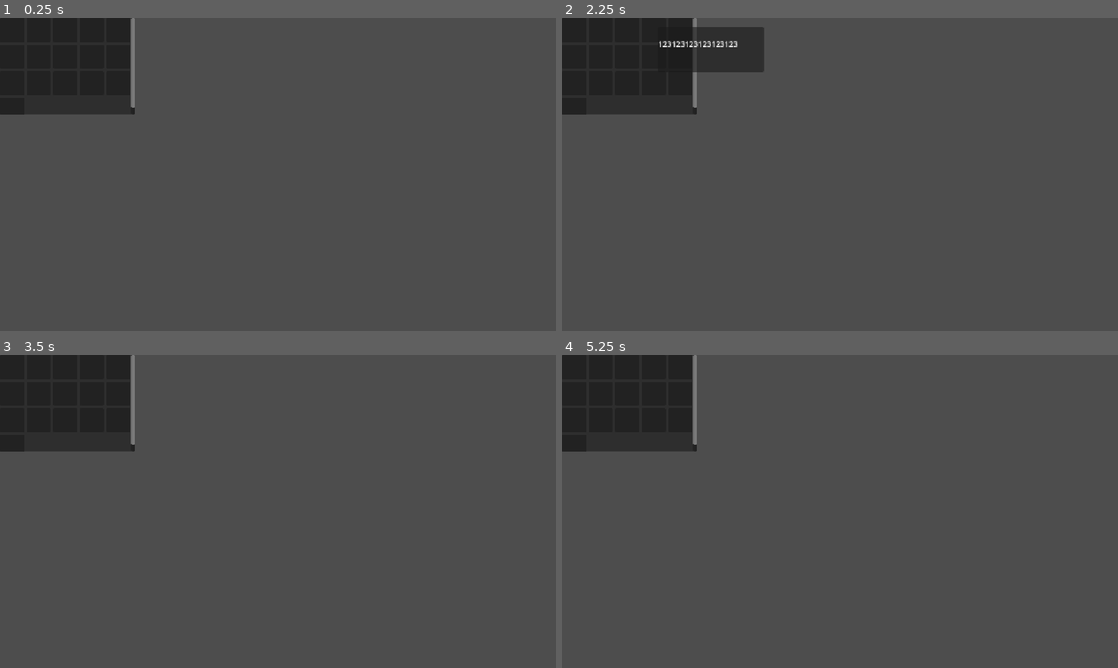
Above: before the commit, frames 1-4 (two rows, left to right).
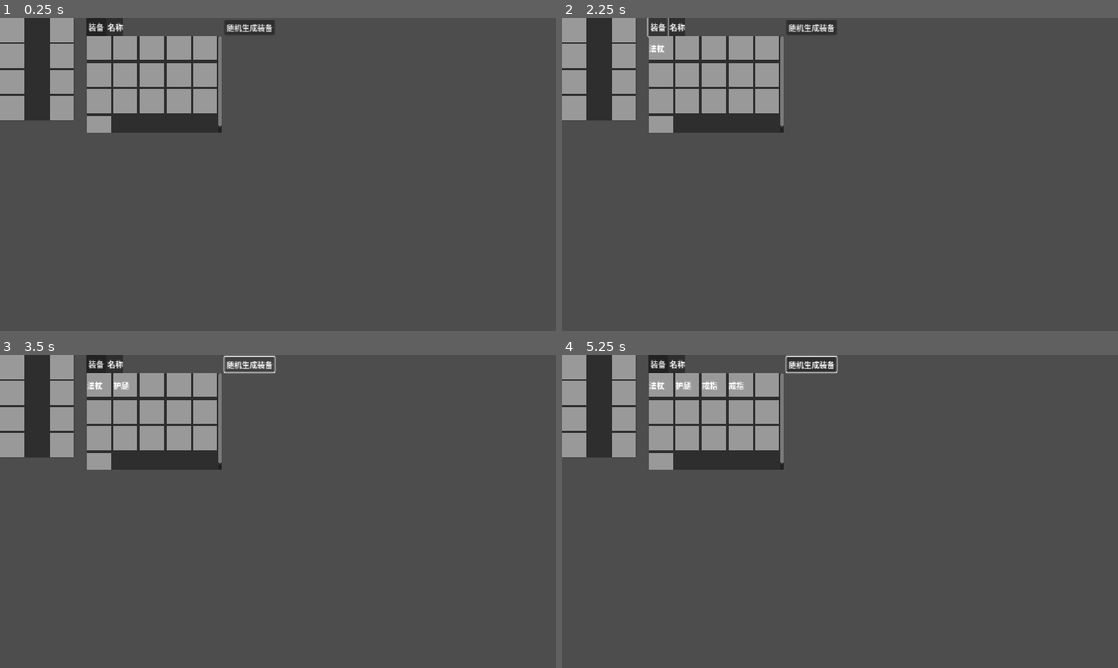
Above: after the commit, the same moments.

Repository: seven-it-work/godot-compoent
Game: Godot game, scene res://demo/装备信息.tscn
Same seed, same stepped clock (60 frames per second), same inputs: the game is played once before the commit and once after it. Before the commit the project starts from res://背包/背包.tscn.
Inputs (mouse positions are in pixels of both pictures, inside the frame that each line leads up to):
- Up to frame 1 (0.25 s): no input
- Up to frame 2 (2.25 s): click (656, 27) at 0.5 s, where only the run after the commit has a clickable "装备"; click (812, 27) at 1.25 s, where only the run after the commit has a clickable "随机生成装备"; click (656, 27) at 2 s, where only the run after the commit has a clickable "装备"
- Up to frame 3 (3.5 s): click (250, 364) at 2.75 s, where only the run after the commit has a clickable "随机生成装备"
- Up to frame 4 (5.25 s): click (656, 364) at 3.5 s, where only the run after the commit has a clickable "装备"; click (812, 364) at 4.25 s, where only the run after the commit has a clickable "随机生成装备"; tap Enter at 5 s; move the mouse to (962, 495) at 5.02 s; click (962, 495) at 5.17 s

The runs differ from the first frame. In frame 1, 11% of the frame differs, in the area x 0-50%, y 0-37%; in frame 2, 11%; in frame 3, 11%; in frame 4, 11%.

Commit message:
feat(背包系统): 实现背包格子选中功能及装备交互逻辑
添加背包格子的选中状态样式切换功能
实现装备信息界面与背包的物品交换逻辑
新增随机生成装备功能
重构背包系统信号处理机制

Diff:
--- a/godot-compoent/demo/装备信息.gd
+++ b/godot-compoent/demo/装备信息.gd
@@ -1 +1,46 @@
 extends Control
+
+func _ready() -> void:
+	pass
+
+func _on_装备_pressed() -> void:
+	# 获取背包中选中的格子
+	var selected_compartment = $"背包".get_selected_compartment()
+
+	# 如果没有选中任何格子，则不执行任何操作
+	if selected_compartment == null:
+		print("请先在背包中选择一个物品")
+		return
+
+	# 获取装备槽中的背包格子
+	var equipment_slot = $"MarginContainer/VBoxContainer/HBoxContainer/背包格子"
+
+	# 检查equipment_slot是否是BackpackCompartment类型
+	if equipment_slot is BackpackCompartment:
+		# 保存两个格子中的物品数据
+		var temp_item = equipment_slot.get_base_item()
+		var selected_item = selected_compartment.get_base_item()
+
+		# 交换物品数据
+		equipment_slot.set_base_item(selected_item)
+		selected_compartment.set_base_item(temp_item)
+
+		print("物品交换成功")
+	else:
+		print("装备槽不是有效的背包格子类型")
+
+
+func _on_随机生成装备_pressed() -> void:
+	# 获取装备槽中的背包格子
+	var b=$"背包" as Backpack
+	# 检查equipment_slot是否是BackpackCompartment类型
+	var random_item = BaseItemScope.DefaultItem.new()
+
+	# 随机生成装备名称
+	var equipment_names = ["铁剑", "皮甲", "钢盾", "法杖", "弓箭", "头盔", "护腿", "手套", "项链", "戒指"]
+	var random_name = equipment_names[randi() % equipment_names.size()]
+	random_item.set_name_str(random_name)
+
+	print("随机生成装备: " + random_name)
+	# 将随机装备设置到装备槽中
+	b.get_backpck().addItem(random_item)
--- a/godot-compoent/demo/装备信息.tscn
+++ b/godot-compoent/demo/装备信息.tscn
@@ -1,10 +1,34 @@
-[gd_scene load_steps=5 format=3 uid="uid://chuyou880wdb4"]
+[gd_scene load_steps=13 format=3 uid="uid://chuyou880wdb4"]
 
 [ext_resource type="PackedScene" uid="uid://dehikb65o1cb2" path="res://背包/背包格子.tscn" id="1_mr4hg"]
 [ext_resource type="Script" uid="uid://33ih7gw0epcx" path="res://demo/装备信息.gd" id="1_pq40o"]
 [ext_resource type="PackedScene" uid="uid://snkw6mikkfyq" path="res://背包/背包.tscn" id="3_m02jb"]
 
+[sub_resource type="StyleBoxFlat" id="StyleBoxFlat_m02jb"]
+resource_local_to_scene = true
+
 [sub_resource type="StyleBoxEmpty" id="StyleBoxEmpty_mr4hg"]
+
+[sub_resource type="StyleBoxFlat" id="StyleBoxFlat_qp5dh"]
+resource_local_to_scene = true
+
+[sub_resource type="StyleBoxFlat" id="StyleBoxFlat_ymo56"]
+resource_local_to_scene = true
+
+[sub_resource type="StyleBoxFlat" id="StyleBoxFlat_uj2u1"]
+resource_local_to_scene = true
+
+[sub_resource type="StyleBoxFlat" id="StyleBoxFlat_ghs5b"]
+resource_local_to_scene = true
+
+[sub_resource type="StyleBoxFlat" id="StyleBoxFlat_qaaql"]
+resource_local_to_scene = true
+
+[sub_resource type="StyleBoxFlat" id="StyleBoxFlat_0venh"]
+resource_local_to_scene = true
+
+[sub_resource type="StyleBoxFlat" id="StyleBoxFlat_mc1sg"]
+resource_local_to_scene = true
 
 [node name="装备信息" type="Control"]
 layout_mode = 3
@@ -14,6 +38,24 @@
 grow_horizontal = 2
 grow_vertical = 2
 script = ExtResource("1_pq40o")
+
+[node name="选择装备信息" type="PanelContainer" parent="."]
+layout_mode = 0
+offset_left = 179.0
+offset_top = -1.0
+offset_right = 219.0
+offset_bottom = 39.0
+
+[node name="VBoxContainer" type="HBoxContainer" parent="选择装备信息"]
+layout_mode = 2
+
+[node name="装备" type="Button" parent="选择装备信息/VBoxContainer"]
+layout_mode = 2
+text = "装备"
+
+[node name="Label" type="Label" parent="选择装备信息/VBoxContainer"]
+layout_mode = 2
+text = "名称"
 
 [node name="MarginContainer" type="PanelContainer" parent="."]
 layout_mode = 0
@@ -28,6 +70,7 @@
 
 [node name="背包格子" parent="MarginContainer/VBoxContainer/HBoxContainer" instance=ExtResource("1_mr4hg")]
 layout_mode = 2
+theme_override_styles/panel = SubResource("StyleBoxFlat_m02jb")
 
 [node name="PanelContainer" type="PanelContainer" parent="MarginContainer/VBoxContainer/HBoxContainer"]
 layout_mode = 2
@@ -36,12 +79,14 @@
 
 [node name="背包格子2" parent="MarginContainer/VBoxContainer/HBoxContainer" instance=ExtResource("1_mr4hg")]
 layout_mode = 2
+theme_override_styles/panel = SubResource("StyleBoxFlat_qp5dh")
 
 [node name="HBoxContainer2" type="HBoxContainer" parent="MarginContainer/VBoxContainer"]
 layout_mode = 2
 
 [node name="背包格子" parent="MarginContainer/VBoxContainer/HBoxContainer2" instance=ExtResource("1_mr4hg")]
 layout_mode = 2
+theme_override_styles/panel = SubResource("StyleBoxFlat_ymo56")
 
 [node name="PanelContainer" type="PanelContainer" parent="MarginContainer/VBoxContainer/HBoxContainer2"]
 layout_mode = 2
@@ -50,12 +95,14 @@
 
 [node name="背包格子2" parent="MarginContainer/VBoxContainer/HBoxContainer2" instance=ExtResource("1_mr4hg")]
 layout_mode = 2
+theme_override_styles/panel = SubResource("StyleBoxFlat_uj2u1")
 
 [node name="HBoxContainer3" type="HBoxContainer" parent="MarginContainer/VBoxContainer"]
 layout_mode = 2
 
 [node name="背包格子" parent="MarginContainer/VBoxContainer/HBoxContainer3" instance=ExtResource("1_mr4hg")]
 layout_mode = 2
+theme_override_styles/panel = SubResource("StyleBoxFlat_ghs5b")
 
 [node name="PanelContainer" type="PanelContainer" parent="MarginContainer/VBoxContainer/HBoxContainer3"]
 layout_mode = 2
@@ -64,12 +111,14 @@
 
 [node name="背包格子2" parent="MarginContainer/VBoxContainer/HBoxContainer3" instance=ExtResource("1_mr4hg")]
 layout_mode = 2
+theme_override_styles/panel = SubResource("StyleBoxFlat_qaaql")
 
 [node name="HBoxContainer4" type="HBoxContainer" parent="MarginContainer/VBoxContainer"]
 layout_mode = 2
 
 [node name="背包格子" parent="MarginContainer/VBoxContainer/HBoxContainer4" instance=ExtResource("1_mr4hg")]
 layout_mode = 2
+theme_override_styles/panel = SubResource("StyleBoxFlat_0venh")
 
 [node name="PanelContainer" type="PanelContainer" parent="MarginContainer/VBoxContainer/HBoxContainer4"]
 layout_mode = 2
@@ -78,13 +127,14 @@
 
 [node name="背包格子2" parent="MarginContainer/VBoxContainer/HBoxContainer4" instance=ExtResource("1_mr4hg")]
 layout_mode = 2
+theme_override_styles/panel = SubResource("StyleBoxFlat_mc1sg")
 
 [node name="背包" parent="." instance=ExtResource("3_m02jb")]
 layout_mode = 0
-offset_left = 177.0
-offset_top = 4.0
-offset_right = 457.0
-offset_bottom = 204.0
+offset_left = 180.0
+offset_top = 38.0
+offset_right = 460.0
+offset_bottom = 238.0
 
 [node name="随机生成装备" type="Button" parent="."]
 layout_mode = 0
@@ -93,3 +143,6 @@
 offset_right = 537.0
 offset_bottom = 35.0
 text = "随机生成装备"
+
+[connection signal="pressed" from="选择装备信息/VBoxContainer/装备" to="." method="_on_装备_pressed"]
+[connection signal="pressed" from="随机生成装备" to="." method="_on_随机生成装备_pressed"]
--- a/godot-compoent/project.godot
+++ b/godot-compoent/project.godot
@@ -11,7 +11,7 @@
 [application]
 
 config/name="godot-compoent"
-run/main_scene="uid://snkw6mikkfyq"
+run/main_scene="uid://chuyou880wdb4"
 config/features=PackedStringArray("4.5", "Forward Plus")
 config/icon="res://icon.svg"
 
--- a/godot-compoent/背包/背包.gd
+++ b/godot-compoent/背包/背包.gd
@@ -2,11 +2,17 @@
 class_name Backpack
 
 var _backpck:BaseItemScope.BackpackItem:set=set_backpck,get=get_backpck
+# 跟踪当前选中的背包格子
+var _selected_compartment:BackpackCompartment = null:get=get_selected_compartment
+
+func _init() -> void:
+	_backpck=BaseItemScope.BackpackItem.new()
 
 func _ready() -> void:
-	pass
+	# 为现有格子绑定点击信号
+	_bind_compartment_signals()
 
-#获取所有格子ui
+# 获取所有格子ui
 #return Array[BackpackCompartment]
 func get_all_items_ui()->Array[BackpackCompartment]:
 	var result:Array[BackpackCompartment]=[]
@@ -15,7 +21,19 @@
 			result.append(child)
 	return result
 
+# 为所有格子绑定点击信号
+func _bind_compartment_signals() -> void:
+	for compartment in get_all_items_ui():
+		# 先断开已存在的连接，避免重复连接错误
+		if compartment.clicked.is_connected(_on_compartment_clicked):
+			compartment.clicked.disconnect(_on_compartment_clicked)
+		# 连接信号
+		compartment.clicked.connect(_on_compartment_clicked)
+
 #region get/set 方法
+func get_selected_compartment()->BackpackCompartment:
+	return _selected_compartment
+
 func set_backpck(new_value:BaseItemScope.BackpackItem)->void:
 	_backpck=new_value
 	# 信号绑定
@@ -47,6 +65,8 @@
 		Log.error("删除物品失败，索引超出范围")
 
 func _on_重置物品()->void:
+	# 重置选中状态
+	_selected_compartment = null
 	# %GridContainer 清空所有子项
 	for child in %GridContainer.get_children():
 		child.queue_free()
@@ -54,9 +74,31 @@
 		var item = preload("uid://dehikb65o1cb2").instantiate() as BackpackCompartment
 		item.set_base_item(i)
 		%GridContainer.add_child(item)
+	# 重新绑定信号
+	_bind_compartment_signals()
 
 #endregion
 
 #region 渲染方法
 
 #endregion
+
+#region 信号处理方法 - 背包格子
+
+# 处理背包格子点击信号
+func _on_compartment_clicked(compartment:BackpackCompartment, item:BaseItemScope.BaseItem) -> void:
+	# 如果点击的是当前选中的格子，不做任何操作
+	if compartment == _selected_compartment:
+		return
+
+	# 还原上一个选中格子的样式
+	if _selected_compartment:
+		_selected_compartment.change_style("默认")
+
+	# 设置新选中的格子样式
+	_selected_compartment = compartment
+	_selected_compartment.change_style("选中")
+
+	# 这里可以添加额外的处理逻辑，比如显示物品详情等
+
+#endregion
--- a/godot-compoent/背包/背包格子.gd
+++ b/godot-compoent/背包/背包格子.gd
@@ -2,7 +2,11 @@
 extends Panel
 class_name BackpackCompartment
 
+# 点击信号
+signal clicked(compartment, item)
+
 var _base_item:BaseItemScope.BaseItem:set=set_base_item,get=get_base_item
+var _current_style:String = "默认"
 
 #region get/set 方法
 func set_base_item(base_item:BaseItemScope.BaseItem)->void:
@@ -42,3 +46,38 @@
 	else:
 		%Tips.hide()
 	pass # Replace with function body.
+
+# 改变样式方法
+func change_style(style_type:String) -> void:
+	# 验证样式类型
+	if style_type != "默认" and style_type != "选中":
+		Log.warn("警告: 无效的样式类型，使用默认样式")
+		style_type = "默认"
+
+	_current_style = style_type
+
+	# 根据样式类型改变边框样式
+	match style_type:
+		"默认":
+			var style=self.get_theme_stylebox("panel") as StyleBoxFlat
+			style.border_color = Color(0.5, 0.5, 0.5, 1.0) # 灰色边框
+			style.border_width_left = 1
+			style.border_width_top = 1
+			style.border_width_right = 1
+			style.border_width_bottom = 1
+			self.add_theme_stylebox_override("panel",style)
+		"选中":
+			var style=self.get_theme_stylebox("panel") as StyleBoxFlat
+			style.border_color = Color(0, 0.7, 1.0, 1.0) # 蓝色高亮边框
+			style.border_width_left = 2
+			style.border_width_top = 2
+			style.border_width_right = 2
+			style.border_width_bottom = 2
+			self.add_theme_stylebox_override("panel",style)
+
+func _input(event: InputEvent) -> void:
+	# 处理点击事件
+	if event is InputEventMouseButton and event.button_index == MOUSE_BUTTON_LEFT and event.pressed:
+		if get_global_rect().has_point(event.global_position):
+			# 发射点击信号，传递自身引用和基础物品
+			self.emit_signal("clicked", self, _base_item)
--- a/godot-compoent/背包/背包格子.tscn
+++ b/godot-compoent/背包/背包格子.tscn
@@ -1,12 +1,16 @@
-[gd_scene load_steps=2 format=3 uid="uid://dehikb65o1cb2"]
+[gd_scene load_steps=3 format=3 uid="uid://dehikb65o1cb2"]
 
 [ext_resource type="Script" uid="uid://da1t82uebiqkk" path="res://背包/背包格子.gd" id="1_mhba0"]
+
+[sub_resource type="StyleBoxFlat" id="StyleBoxFlat_mhba0"]
+resource_local_to_scene = true
 
 [node name="背包格子" type="Panel"]
 clip_contents = true
 custom_minimum_size = Vector2(50, 50)
 offset_right = 50.0
 offset_bottom = 50.0
+theme_override_styles/panel = SubResource("StyleBoxFlat_mhba0")
 script = ExtResource("1_mhba0")
 
 [node name="Node" type="Node" parent="."]
